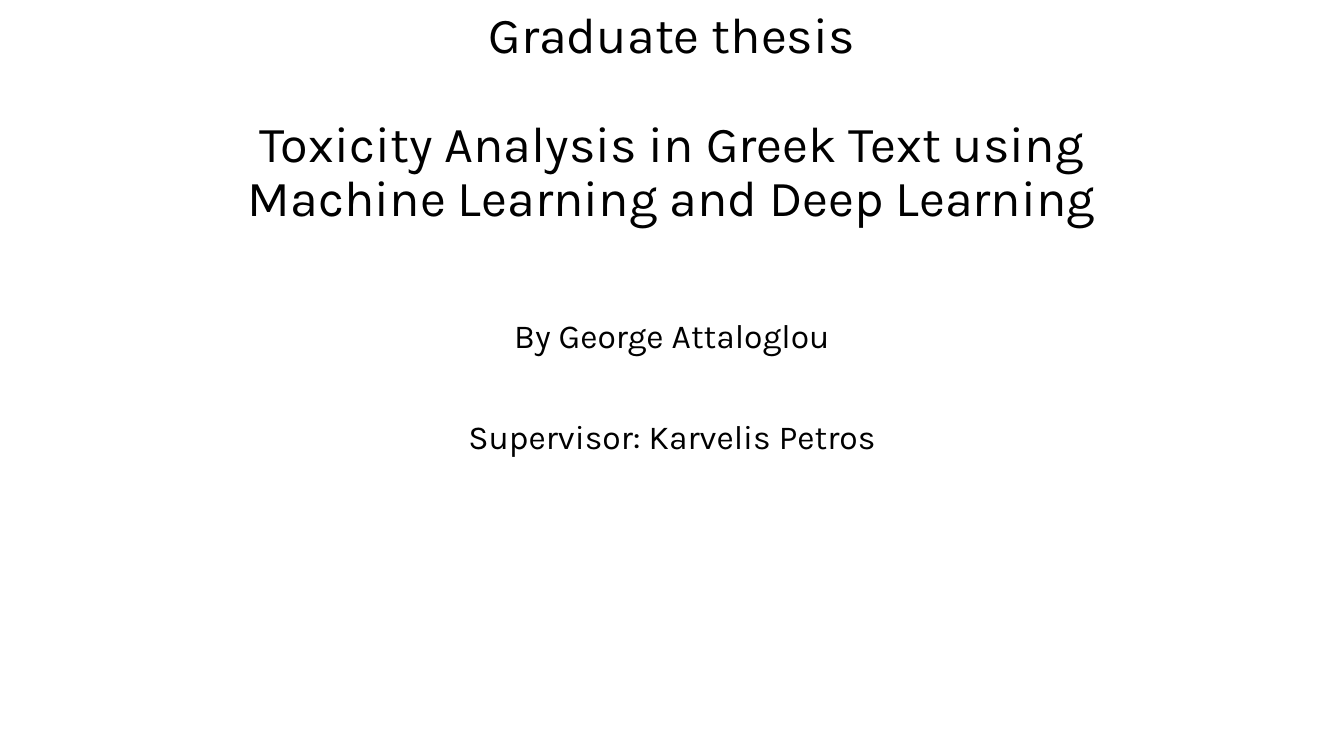
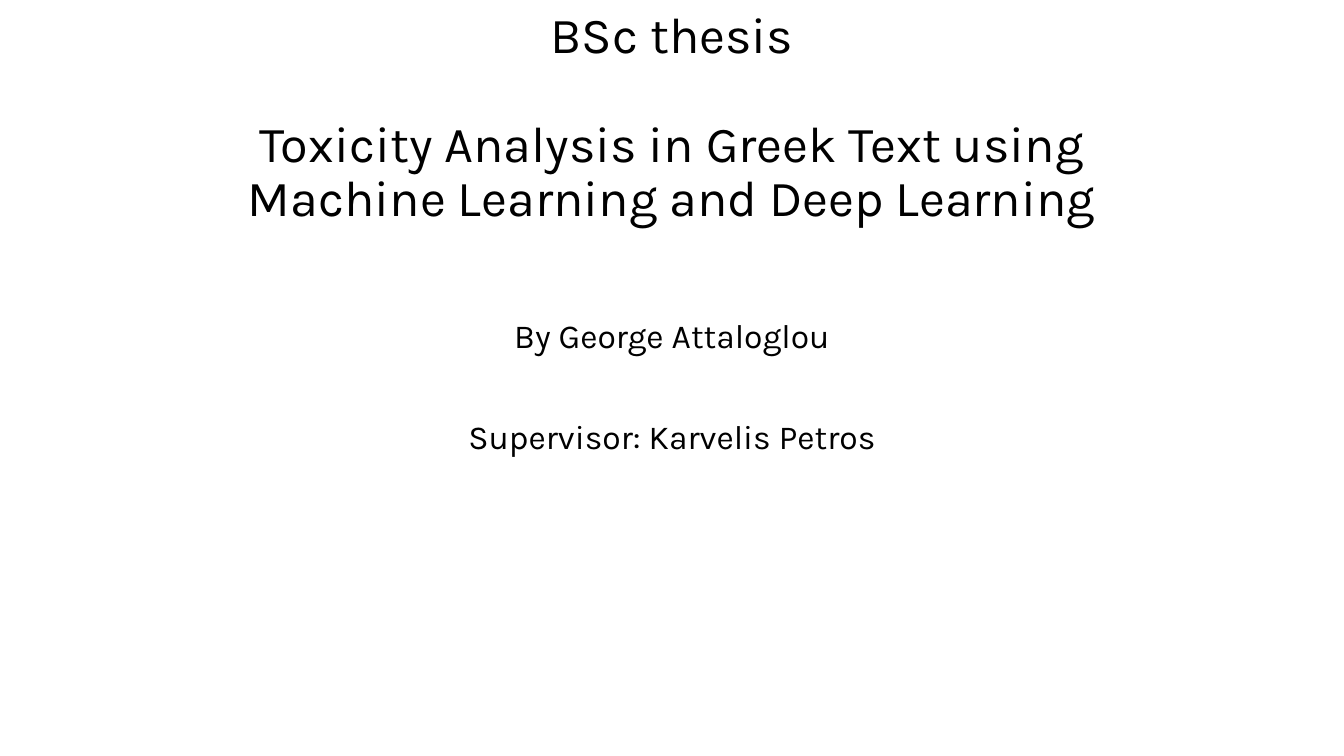
Before and after one commit to GeorgeAttaloglou/thesis-doc, a slide deck: slide 1 of Toxicity analysis in Greek Text.pptx. Drawn at 1344x756 pixels with LibreOffice and Linux fonts; fonts in the diff are those of the drawing. Boxes give left, top, right and bottom in pixels: in the first picture for what was removed or moved away, otherwise in the second. Text is boxed around its words. In the diff, an @@ line names an element or a change of style, - is before the commit and + after.

```diff
--- a/Toxicity analysis in Greek Text.pptx
+++ b/Toxicity analysis in Greek Text.pptx
@@ title at box(248, 18, 1096, 229): text changed @@
-Graduate thesis
-Toxicity Analysis in Greek Text using Machine Learning and Deep Learning
+BSc thesis
+Toxicity Analysis in Greek Text using Machine Learning and Deep Learning
```
Also in this commit, not shown: 1 other slide changed, 1 slide removed.
